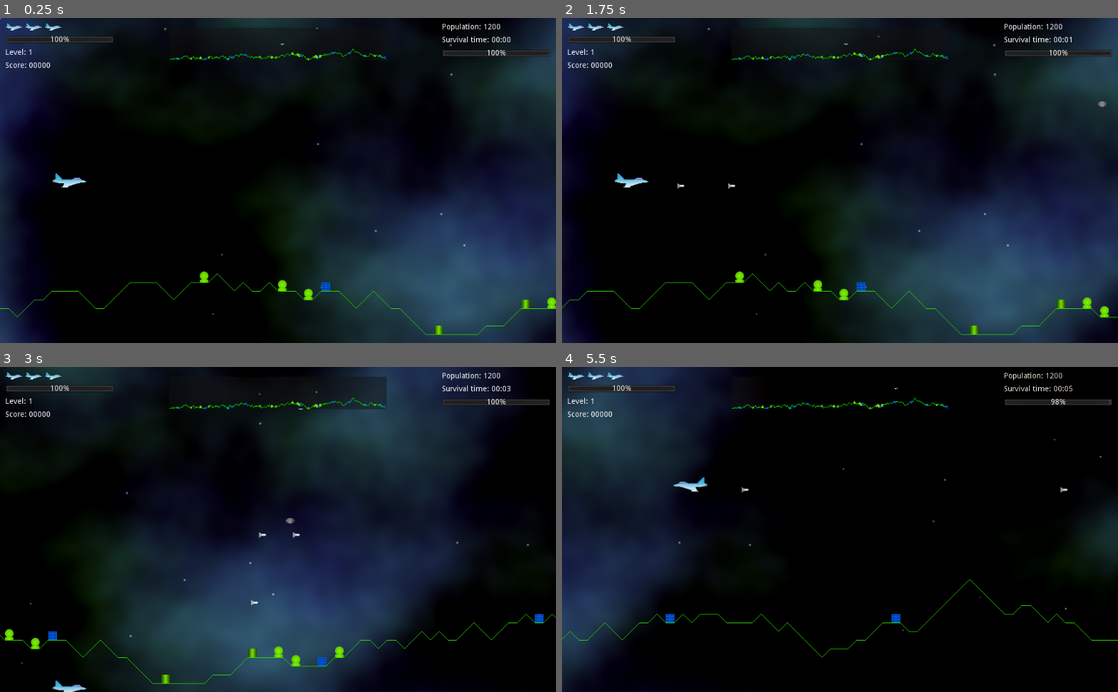
Above: before the commit, frames 1-4 (two rows, left to right).
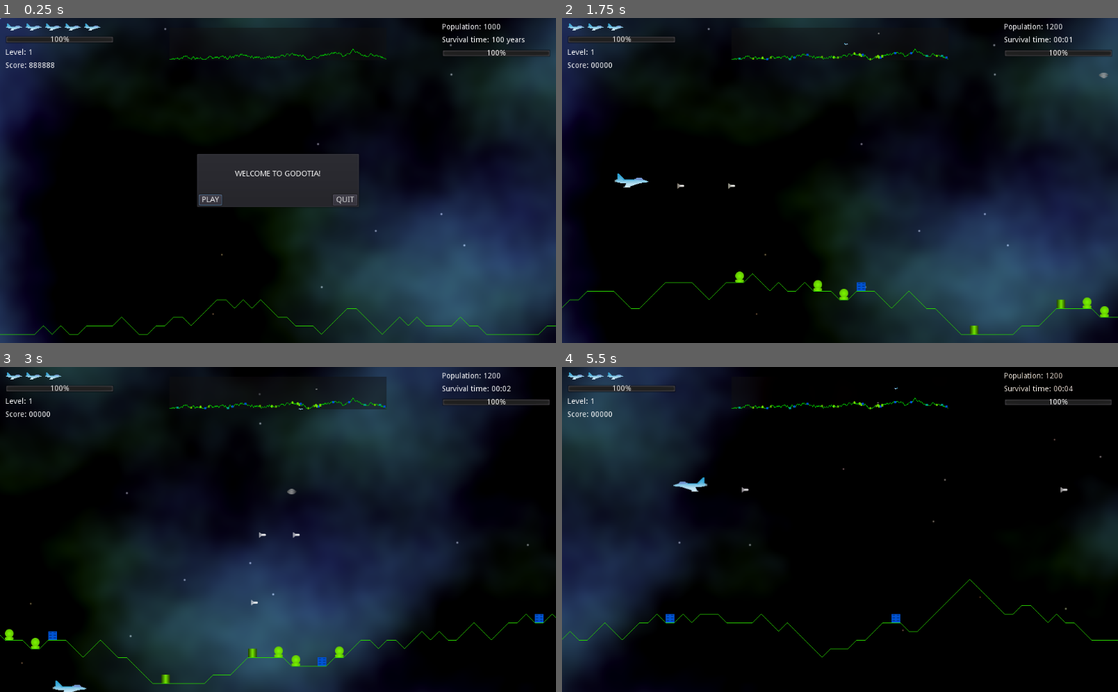
Above: after the commit, the same moments.

Repository: andrew-wilkes/godotia
Game: Godot game, scene res://scenes/Main.tscn
Two runs of this game, one before a commit and one after it. Both use one fixed random seed, a clock stepped at 60 frames per second and the inputs below.
Inputs (mouse positions are in pixels of both pictures, inside the frame that each line leads up to):
- Up to frame 1 (0.25 s): no input
- Up to frame 2 (1.75 s): click (773, 200) at 0.5 s, where only the run after the commit has a clickable "PLAY"; tap Enter (ui_accept) at 1.25, 1.52 s; hold Right (ui_right) from 1.28 s (still down)
- Up to frame 3 (3 s): release Right (ui_right) at 2.03 s; hold Down (ui_down) 2.03-2.78 s; tap Enter (ui_accept) at 2.27 s; hold Right (ui_right) from 2.78 s (still down)
- Up to frame 4 (5.5 s): release Right (ui_right) at 3.53 s; hold Up (ui_up) 3.53-4.28 s; tap Enter (ui_accept) at 3.77, 4.52, 5.27 s; hold Left (ui_left) from 4.28 s (still down)

The runs differ from the first frame. In frame 1, 5.7% of the frame differs, in the area x 0-100%, y 1-98%; in frame 2, less than 0.1%; in frame 3, less than 0.1%; in frame 4, less than 0.1%.

Commit message:
Add UI popup

Diff:
--- a/project.godot
+++ b/project.godot
@@ -58,6 +58,11 @@
 "class": "Terrain",
 "language": "GDScript",
 "path": "res://scenes/Terrain.gd"
+}, {
+"base": "PopupPanel",
+"class": "UI",
+"language": "GDScript",
+"path": "res://scenes/UI.gd"
 } ]
 _global_script_class_icons={
 "Enemy": "",
@@ -69,7 +74,8 @@
 "StateMachine": "",
 "Statistics": "",
 "Structure": "res://textures/structures/aparto.png",
-"Terrain": ""
+"Terrain": "",
+"UI": ""
 }
 
 [application]
--- a/scenes/Main.gd
+++ b/scenes/Main.gd
@@ -12,7 +12,8 @@
 var terrain : Terrain
 var anim : AnimationPlayer
 var player : Player
-var map: Map
+var map : Map
+var ui : UI
 var scroll_position
 var speed = 0
 var enemy_scene = preload("res://scenes/Enemy.tscn")
@@ -30,6 +31,7 @@
 	anim = $AnimationPlayer
 	map = $Map
 	stats = $Statistics
+	ui = $UI
 	# Allow for renaming of the parallax layer(s) later, so using find_node() and get_parent()
 	terrain = find_node("Terrain")
 	terrain.get_parent().motion_mirroring.x = terrain.last_point.x
@@ -39,6 +41,9 @@
 	get_tree().get_root().connect("size_changed", self, "resize")
 	resize()
 	map.set_points(terrain)
+	for node in $States.get_children():
+		node.g = self
+	ui.popup_centered()
 
 
 func resize():
@@ -48,6 +53,7 @@
 	map.resize(terrain, size.y)
 	map.rect_position.x = (size.x - map.rect_size.x) / 2
 	stats.rect_size.x = size.x
+	ui.rect_position = (size - ui.rect_size) / 2
 
 
 func add_player():
--- a/scenes/Main.tscn
+++ b/scenes/Main.tscn
@@ -11,6 +11,8 @@
 [ext_resource path="res://states/game/starting_game.gd" type="Script" id=9]
 [ext_resource path="res://states/game/game_over.gd" type="Script" id=10]
 [ext_resource path="res://states/game/end_of_level.gd" type="Script" id=11]
+[ext_resource path="res://scenes/UI.tscn" type="PackedScene" id=12]
+[ext_resource path="res://states/game/game_idle.gd" type="Script" id=13]
 
 [sub_resource type="ShaderMaterial" id=1]
 shader = ExtResource( 6 )
@@ -52,6 +54,9 @@
 
 [node name="States" parent="." instance=ExtResource( 5 )]
 
+[node name="game_idle" type="Node" parent="States"]
+script = ExtResource( 13 )
+
 [node name="starting_game" type="Node" parent="States"]
 script = ExtResource( 9 )
 
@@ -65,4 +70,10 @@
 script = ExtResource( 10 )
 
 [node name="AnimationPlayer" type="AnimationPlayer" parent="."]
+
+[node name="UI" parent="." instance=ExtResource( 12 )]
+margin_left = 443.001
+margin_top = 179.0
+margin_right = 743.001
+margin_bottom = 279.0
 [connection signal="timeout" from="Spawner" to="." method="_on_Spawner_timeout"]
--- /dev/null
+++ b/scenes/UI.gd
@@ -0,0 +1,18 @@
+extends PopupPanel
+
+class_name UI
+
+signal play_game
+signal quit_game
+
+func pop_up_with_text(txt):
+	$VBoxContainer/Label.text = txt
+	popup_centered()
+
+
+func _on_PlayButton_button_down():
+	emit_signal("play_game")
+
+
+func _on_ExitButton_button_down():
+	emit_signal("quit_game")
--- /dev/null
+++ b/scenes/UI.tscn
@@ -0,0 +1,60 @@
+[gd_scene load_steps=2 format=2]
+
+[ext_resource path="res://scenes/UI.gd" type="Script" id=1]
+
+[node name="UI" type="PopupPanel"]
+anchor_left = 0.5
+anchor_top = 0.5
+anchor_right = 0.5
+anchor_bottom = 0.5
+margin_left = -50.0
+margin_top = -23.0
+margin_right = 50.0
+margin_bottom = 23.0
+rect_min_size = Vector2( 300, 100 )
+script = ExtResource( 1 )
+__meta__ = {
+"_edit_use_anchors_": false
+}
+
+[node name="VBoxContainer" type="VBoxContainer" parent="."]
+margin_left = 4.0
+margin_top = 4.0
+margin_right = 296.0
+margin_bottom = 96.0
+__meta__ = {
+"_edit_use_anchors_": false
+}
+
+[node name="Label" type="Label" parent="VBoxContainer"]
+margin_right = 292.0
+margin_bottom = 68.0
+size_flags_vertical = 7
+text = "GAME OVER"
+align = 1
+valign = 1
+
+[node name="Buttons" type="HBoxContainer" parent="VBoxContainer"]
+margin_top = 72.0
+margin_right = 292.0
+margin_bottom = 92.0
+
+[node name="PlayButton" type="Button" parent="VBoxContainer/Buttons"]
+margin_right = 43.0
+margin_bottom = 20.0
+text = "PLAY"
+
+[node name="VSeparator" type="VSeparator" parent="VBoxContainer/Buttons"]
+modulate = Color( 1, 1, 1, 0 )
+margin_left = 47.0
+margin_right = 243.0
+margin_bottom = 20.0
+size_flags_horizontal = 3
+
+[node name="ExitButton" type="Button" parent="VBoxContainer/Buttons"]
+margin_left = 247.0
+margin_right = 292.0
+margin_bottom = 20.0
+text = "QUIT"
+[connection signal="button_down" from="VBoxContainer/Buttons/PlayButton" to="." method="_on_PlayButton_button_down"]
+[connection signal="button_down" from="VBoxContainer/Buttons/ExitButton" to="." method="_on_ExitButton_button_down"]
--- a/states/game/end_of_level.gd
+++ b/states/game/end_of_level.gd
@@ -1,9 +1,10 @@
 extends Node
 
 var fsm: StateMachine
+var g
 
 func enter():
 	print("End of level")
-	globals.player.queue_free()
-	globals.game.enemies_to_spawn = globals.game.stats.level * 10
+	g.queue_free()
+	g.enemies_to_spawn = globals.game.stats.level * 10
 	fsm.change_to("playing_level")
--- /dev/null
+++ b/states/game/game_idle.gd
@@ -0,0 +1,20 @@
+extends Node
+
+var fsm: StateMachine
+var g
+var connect = true
+
+func enter():
+	if connect:
+		connect = g.ui.connect("play_game", self, "play_game")
+		connect = g.ui.connect("quit_game", self, "quit_game")
+	g.ui.pop_up_with_text("WELCOME TO GODOTIA!")
+
+
+func play_game():
+	g.ui.hide()
+	fsm.change_to("starting_game")
+
+
+func quit_game():
+	get_tree().quit()
--- a/states/game/game_over.gd
+++ b/states/game/game_over.gd
@@ -1,9 +1,11 @@
 extends Node
 
 var fsm: StateMachine
+var g
 
 func enter():
-	globals.game.stats.stop_clock()
-	globals.game.enemies_to_spawn = 0
-	globals.player.queue_free()
+	g.stats.stop_clock()
+	g.enemies_to_spawn = 0
+	g.player.queue_free()
 	print("Game over")
+	g.ui.pop_up_with_text("GAME OVER")
--- a/states/game/starting_game.gd
+++ b/states/game/starting_game.gd
@@ -1,9 +1,10 @@
 extends Node
 
 var fsm: StateMachine
+var g
 
 func enter():
-	globals.game.add_structures()
-	globals.game.stats.reset()
+	g.add_structures()
+	g.stats.reset()
 	print("Game started")
 	fsm.change_to("playing_level")
Not shown: 1 places in scenes/Main.tscn that only renumber resources
